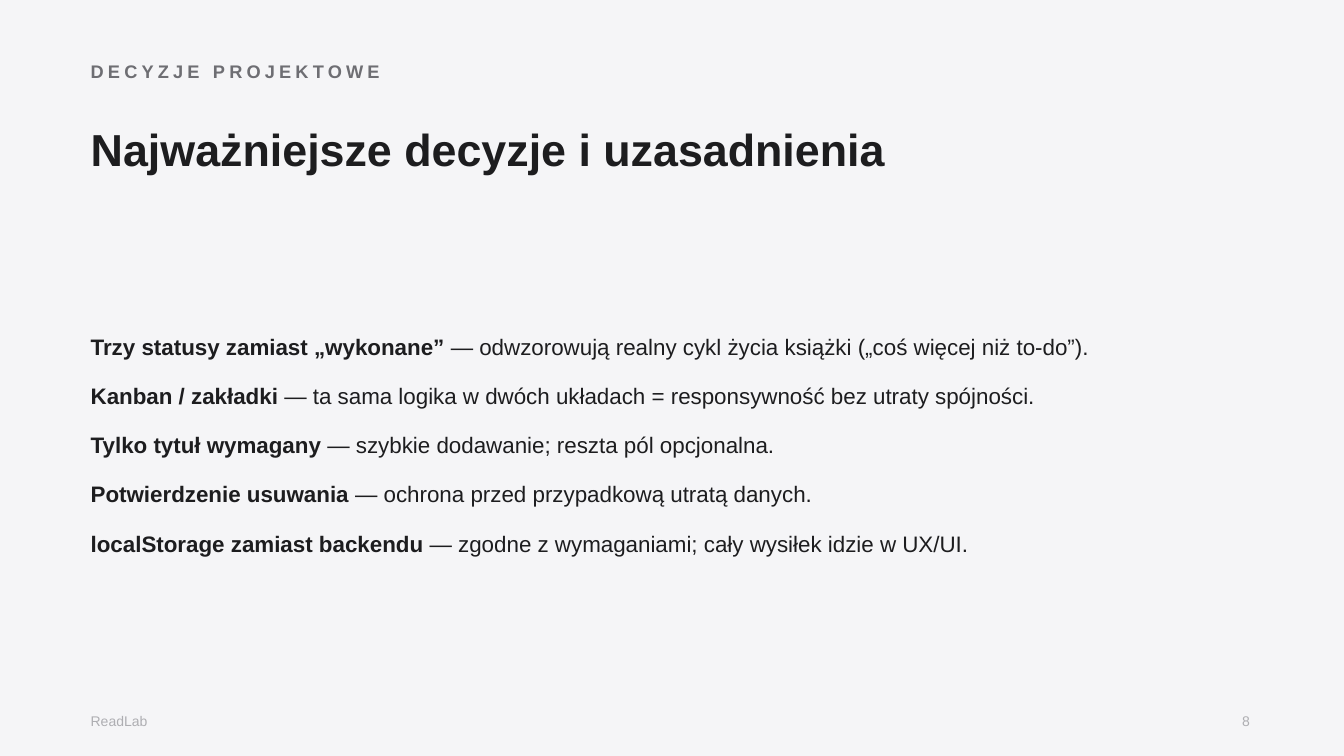
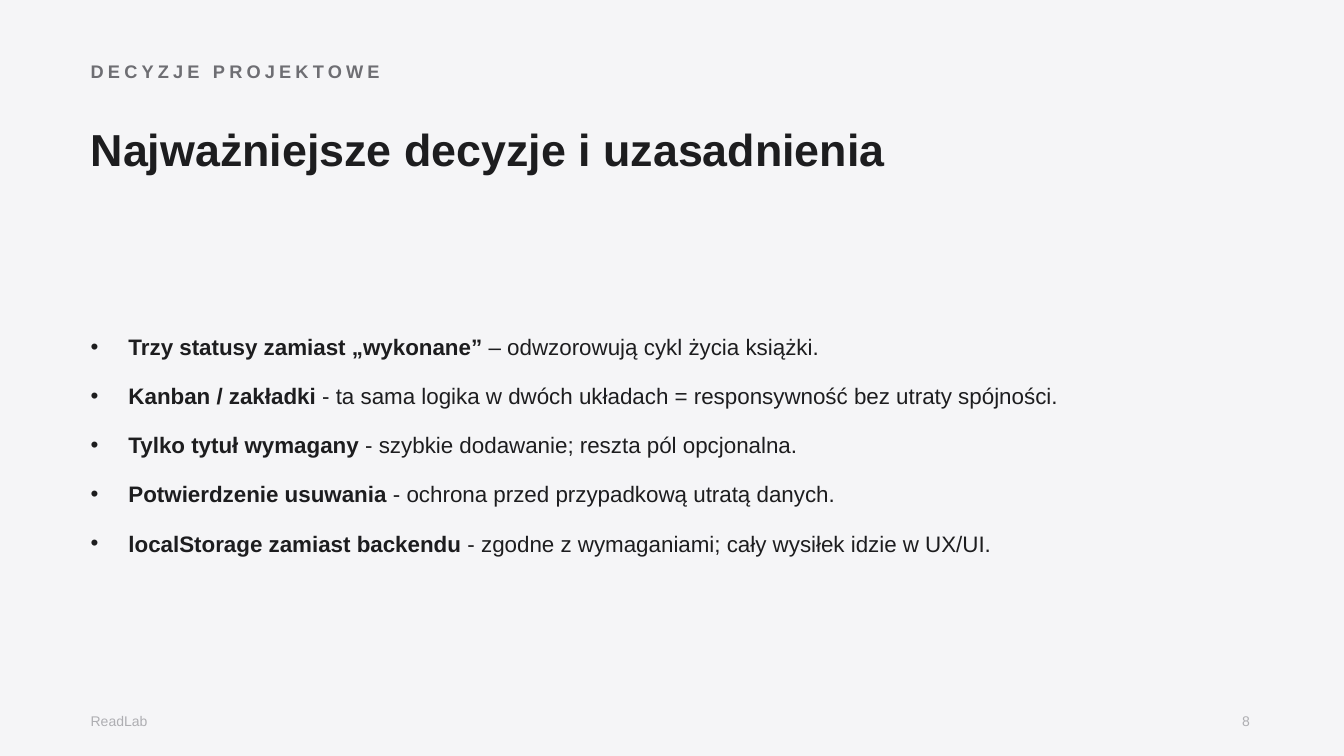
Before and after one commit to neumann1337/readlab, a slide deck: slide 8 of docs/ReadLab-prezentacja.pptx. Drawn at 1344x756 pixels with LibreOffice and Linux fonts; fonts in the diff are those of the drawing. Boxes give left, top, right and bottom in pixels: in the first picture for what was removed or moved away, otherwise in the second. Text is boxed around its words. In the diff, an @@ line names an element or a change of style, - is before the commit and + after.

```diff
--- a/docs/ReadLab-prezentacja.pptx
+++ b/docs/ReadLab-prezentacja.pptx
@@ text at (128, 338, 1057, 557): text changed @@
-• Trzy statusy zamiast „wykonane” — odwzorowują realny cykl życia książki („coś więcej niż to-do”).
-• Kanban / zakładki — ta sama logika w dwóch układach = responsywność bez utraty spójności.
-• Tylko tytuł wymagany — szybkie dodawanie; reszta pól opcjonalna.
-• Potwierdzenie usuwania — ochrona przed przypadkową utratą danych.
-• localStorage zamiast backendu — zgodne z wymaganiami; cały wysiłek idzie w UX/UI.
+• Trzy statusy zamiast „wykonane” – odwzorowują cykl życia książki.
+• Kanban / zakładki - ta sama logika w dwóch układach = responsywność bez utraty spójności.
+• Tylko tytuł wymagany - szybkie dodawanie; reszta pól opcjonalna.
+• Potwierdzenie usuwania - ochrona przed przypadkową utratą danych.
+• localStorage zamiast backendu - zgodne z wymaganiami; cały wysiłek idzie w UX/UI.
```
Also in this commit, not shown: 4 other slides changed, 1 other file.
